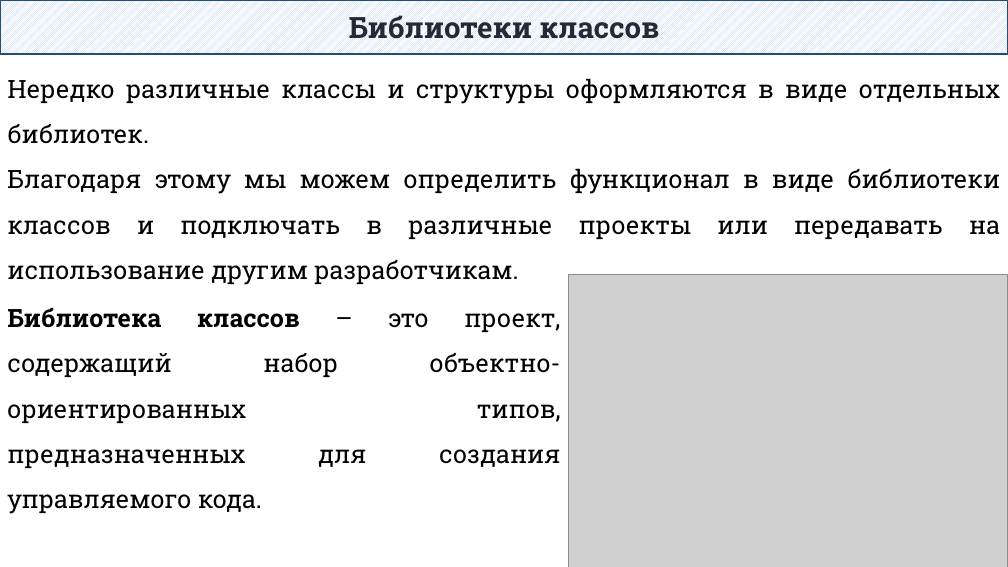
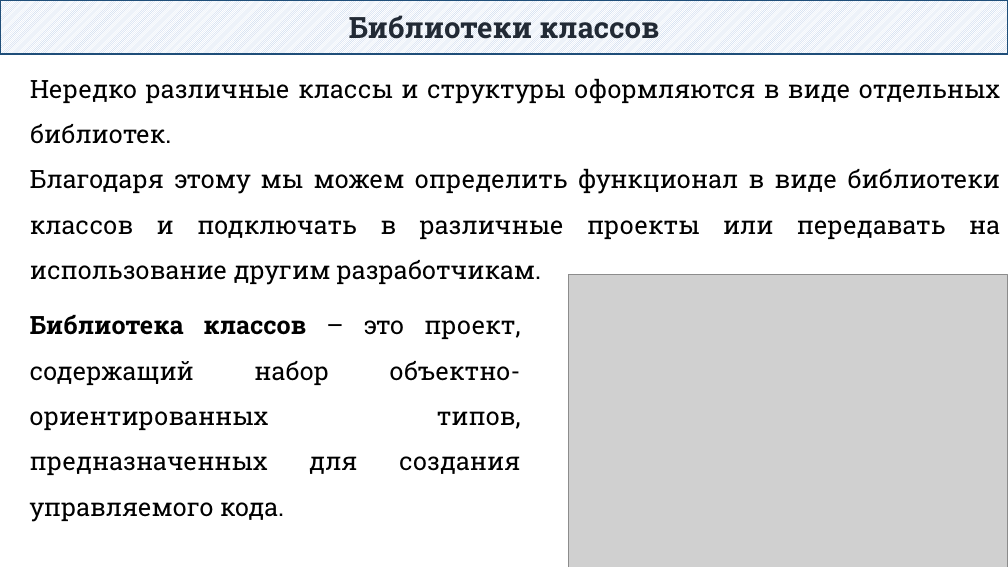
Before and after one commit to DaniilKlyukin/ITiP-2, a slide deck: slide 12 of Лекции/ИТиП 2 лек 2.pptx (slide 22 before the commit). Drawn at 1008x567 pixels with LibreOffice and Linux fonts; fonts in the diff are those of the drawing; grey boxes stand for pictures. Boxes give left, top, right and bottom in pixels: in the first picture for what was removed or moved away, otherwise in the second. Text is boxed around its words. In the diff, an @@ line names an element or a change of style, - is before the commit and + after.

```diff
--- a/Лекции/ИТиП 2 лек 2.pptx
+++ b/Лекции/ИТиП 2 лек 2.pptx
@@ text "Нередко различные классы и структуры ..." rewrapped from [7, 78, 1000, 239] to [30, 78, 1000, 285] @@
@@ text "Библиотека классов – это проект, ..." rewrapped from [7, 308, 561, 467] to [30, 315, 521, 474] @@
```
Also in this commit, not shown: 5 other slides changed, 27 slides added, 26 slides removed, 3 other files.
